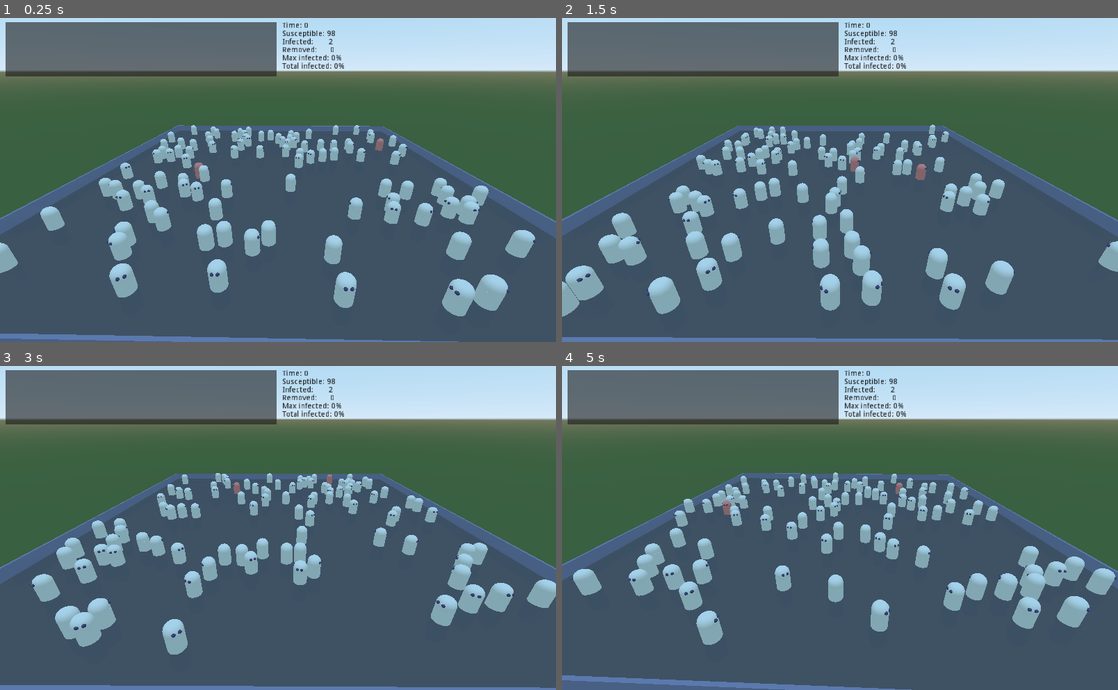
Above: before the commit, frames 1-4 (two rows, left to right).
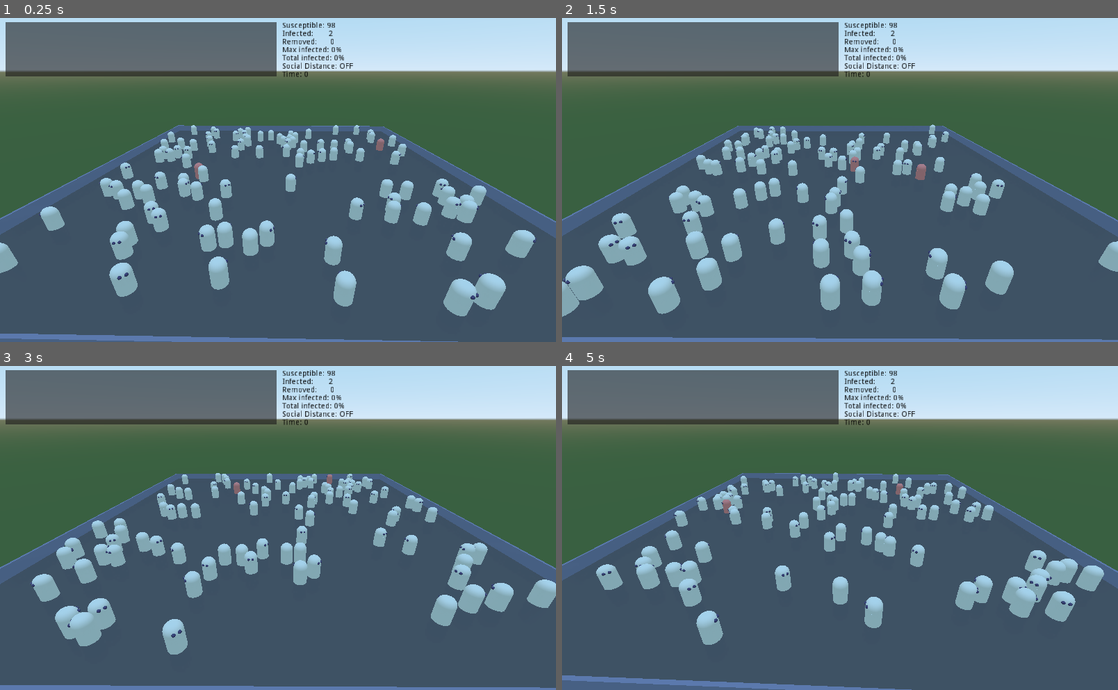
Above: after the commit, the same moments.

Repository: JontePonte/Hattifnatter
Game: Godot game, scene res://Main.tscn
Same seed, same stepped clock (60 frames per second), same inputs: the game is played once before the commit and once after it.
Inputs:
- Up to frame 1 (0.25 s): no input
- Up to frame 2 (1.5 s): tap Enter at 0.5, 1.35 s; hold Enter 0.53-1.28 s
- Up to frame 3 (3 s): hold Enter 2.03-2.78 s; tap Enter at 2.85 s
- Up to frame 4 (5 s): hold Enter 3.53-4.28 s; tap Enter at 4.35 s

The runs differ from the first frame. In frame 1, 2.3% of the frame differs, in the area x 17-92%, y 1-93%; in frame 2, 1.0%; in frame 3, 1.0%; in frame 4, 7.2%, in the area x 1-100%, y 1-82%.

Commit message:
More advanced social distance trigger (10 % inf)

Diff:
--- a/GlobalVars.gd
+++ b/GlobalVars.gd
@@ -10,12 +10,13 @@
 var hatt_speed_max = 3
 
 # Variabls for infection
-var inf_prob_spread = 10
+var inf_prob_spread = 20
 var inf_prob_removed = 2
 
 var inf_spread_size = 15
 
-var social_distance_strength = 3
+var is_social_distance = false
+var social_distance_strength = 2
 
 # World variabels
 var floor_size_x = 80
@@ -60,6 +61,8 @@
 	hatt_inf = 0
 	hatt_rem = 0
 
+	is_social_distance = false
+
 	# Clock variable (count up ~ every second)
 	time = 0
 	print("reset")
--- a/Hattifnatt.gd
+++ b/Hattifnatt.gd
@@ -40,8 +40,9 @@
 		acceleration.x = (0.5 - randf())
 		acceleration.z = (0.5 - randf())
 
-	# Calculate new acceleration if the hattifnatt is close to other
-	social_distance(get_bodies_inside_sozial_area())
+	if GlobalVars.is_social_distance:
+		# Calculate new acceleration if the hattifnatt is close to other
+		social_distance(get_bodies_inside_sozial_area())
 
 	if is_on_wall():
 		if test_move(transform, Vector3(delta,0,0)):
--- a/Main.gd
+++ b/Main.gd
@@ -45,3 +45,7 @@
 		# Update max infected percent if infected percent is higher
 		if GlobalVars.inf_percent >= GlobalVars.inf_percent_max:
 			GlobalVars.inf_percent_max = GlobalVars.inf_percent
+
+		# Start social distance if more than 10 % infected
+		if GlobalVars.inf_percent > 10 and not GlobalVars.is_social_distance:
+			GlobalVars.is_social_distance = true
--- a/NumberDisp.gd
+++ b/NumberDisp.gd
@@ -9,6 +9,7 @@
 var rem = "Removed:      "
 var inf_max = "Max infected: "
 var inf_total = "Total infected: "
+var social_distance = "Social Distance: "
 
 func _ready():
 	# Load global variables
@@ -23,12 +24,14 @@
 	rem = "Removed:      " + str(GlobalVars.hatt_rem)
 	inf_max = "Max infected: " + str(GlobalVars.inf_percent_max) + "%"
 	inf_total = "Total infected: " + str(GlobalVars.inf_percent + GlobalVars.rem_percent) + "%"
+	if GlobalVars.is_social_distance:
+		social_distance = "Social Distance: ON"
+	else:
+		social_distance = "Social Distance: OFF"
 
 	# Clear the window and print the test
 	clear()
 	push_color(text_color)
-	add_text(timer)
-	newline()
 	add_text(sus)
 	newline()
 	add_text(inf)
@@ -38,3 +41,7 @@
 	add_text(inf_max)
 	newline()
 	add_text(inf_total)
+	newline()
+	add_text(social_distance)
+	newline()
+	add_text(timer)
